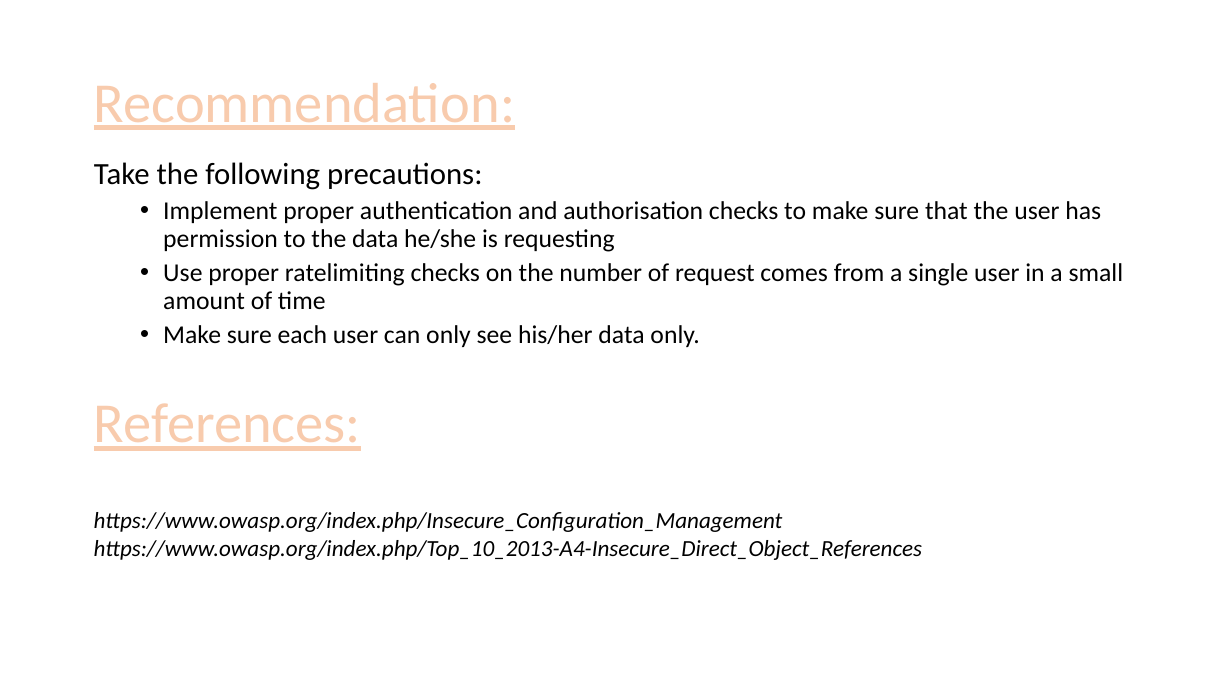
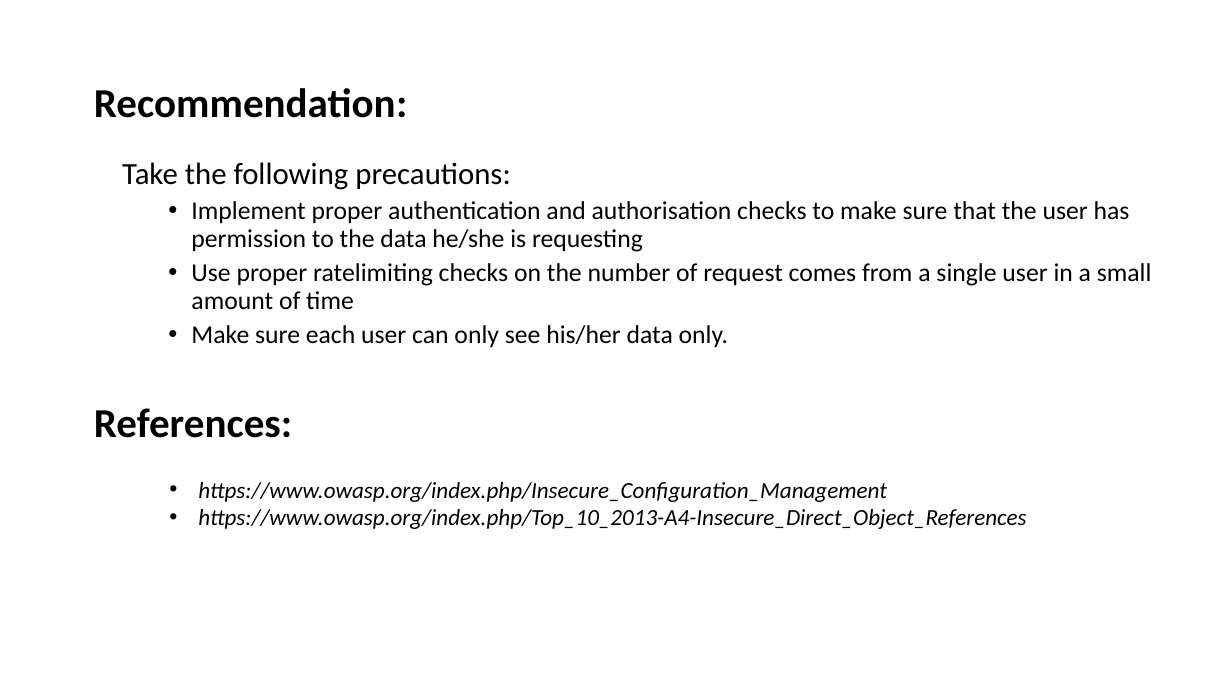
Before and after one commit to RocktimRajkumar/CEH-hack-a-thon, a slide deck: slide 90 of reports/Lifestyle Store/LifeStyle Store Application Reports.pptx (slide 91 before the commit). Drawn at 1232x693 pixels with LibreOffice and Linux fonts; fonts in the diff are those of the drawing. Boxes give left, top, right and bottom in pixels: in the first picture for what was removed or moved away, otherwise in the second. Text is boxed around its words. In the diff, an @@ line names an element or a change of style, - is before the commit and + after.

```diff
--- a/reports/Lifestyle Store/LifeStyle Store Application Reports.pptx
+++ b/reports/Lifestyle Store/LifeStyle Store Application Reports.pptx
@@ title "Recommendation:" at [94, 88, 408, 118]: size 44 to 32 pt, text colour #F8CBAD to #000000, letter outline #ED7D31 1.75 pt to none, bold on, underline off @@
@@ text "Take the following precautions:": place and size @@
-text "Take the following precautions:" at [94, 162, 1124, 347]
+text "Take the following precautions:" at [122, 162, 1152, 347]
@@ text "References:" at [94, 408, 292, 438]: size 44 to 32 pt, text colour #F8CBAD to #000000, letter outline #ED7D31 1.75 pt to none, bold on, underline off @@
@@ text "https://www.owasp.org/index.php/Insecure_Configuration_Manag ...": place and size @@
-text "https://www.owasp.org/index.php/Insecure_Configuration_Manag ..." at [94, 512, 922, 560]
+text "https://www.owasp.org/index.php/Insecure_Configuration_Manag ..." at [198, 482, 1026, 529]
@@ text "https://www.owasp.org/index.php/Insecure_Configuration_Manag ..." at [198, 482, 1026, 529]: bullet none to • @@
```
Also in this commit, not shown: 3 other slides changed, 1 slide added, 2 slides removed.
